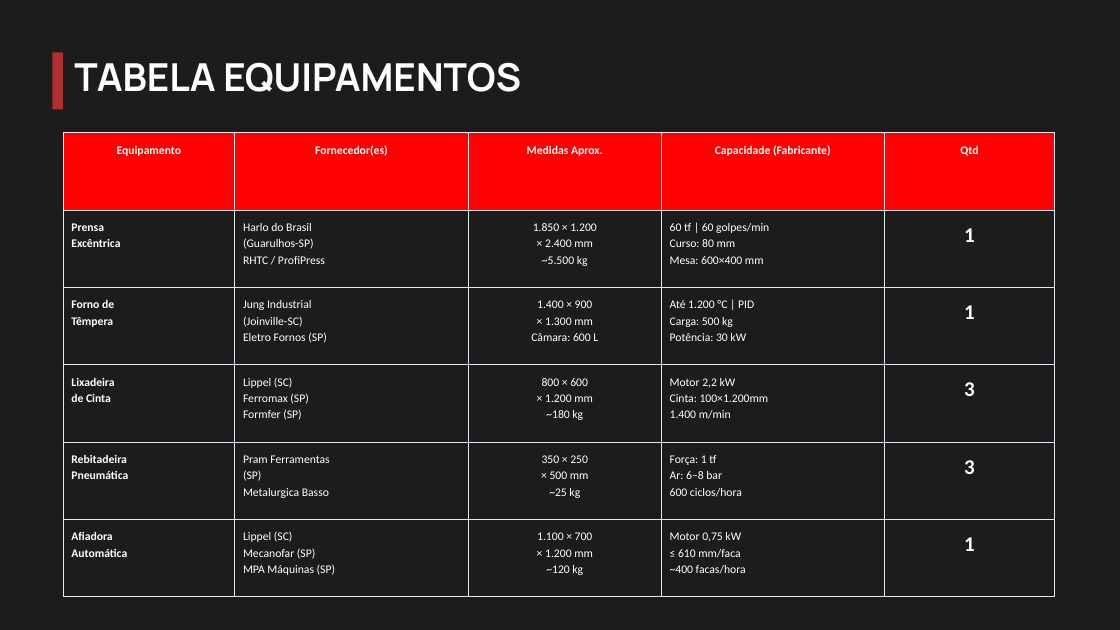
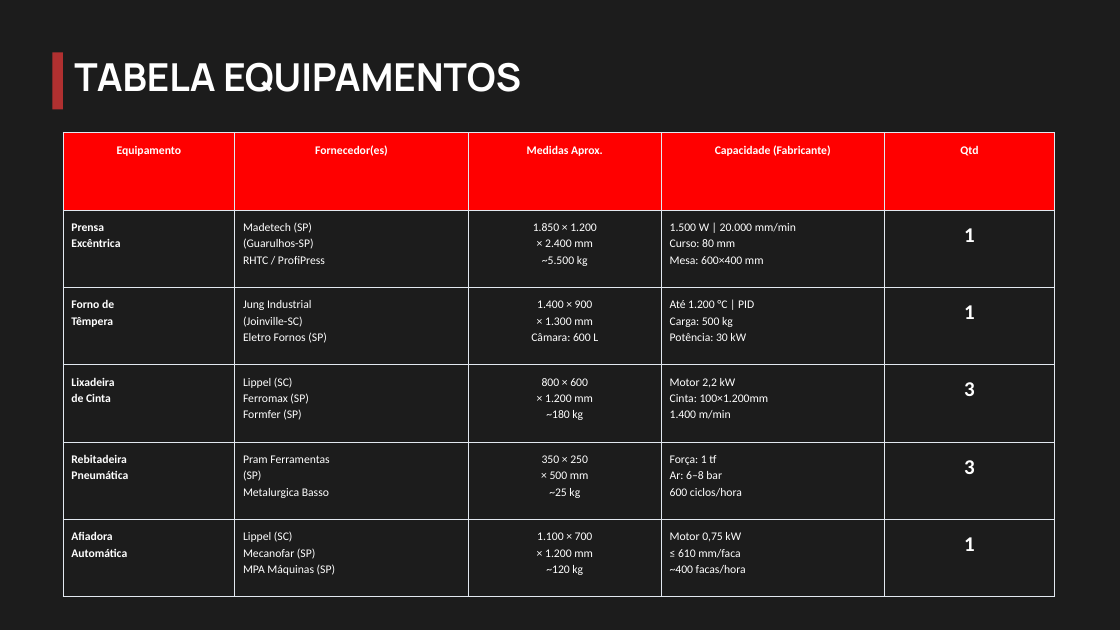
Before and after one commit to eidryan/arranjo, a slide deck: slide 19 of 01_apresentacao/apresentacao_final.pptx. Drawn at 1120x630 pixels with LibreOffice and Linux fonts; fonts in the diff are those of the drawing; background and template pictures are left out. Boxes give left, top, right and bottom in pixels: in the first picture for what was removed or moved away, otherwise in the second. Text is boxed around its words. In the diff, an @@ line names an element or a change of style, - is before the commit and + after.

```diff
--- a/01_apresentacao/apresentacao_final.pptx
+++ b/01_apresentacao/apresentacao_final.pptx
@@ table at [63, 133, 1054, 579] @@
-row 2, column 2: Harlo do Brasil / (Guarulhos-SP) / RHTC / ProfiPress
+row 2, column 2: Madetech (SP) / (Guarulhos-SP) / RHTC / ProfiPress
-row 2, column 4: 60 tf | 60 golpes/min / Curso: 80 mm / Mesa: 600×400 mm
+row 2, column 4: 1.500 W | 20.000 mm/min / Curso: 80 mm / Mesa: 600×400 mm
```
Also in this commit, not shown: 9 other slides changed, 1 other file.
